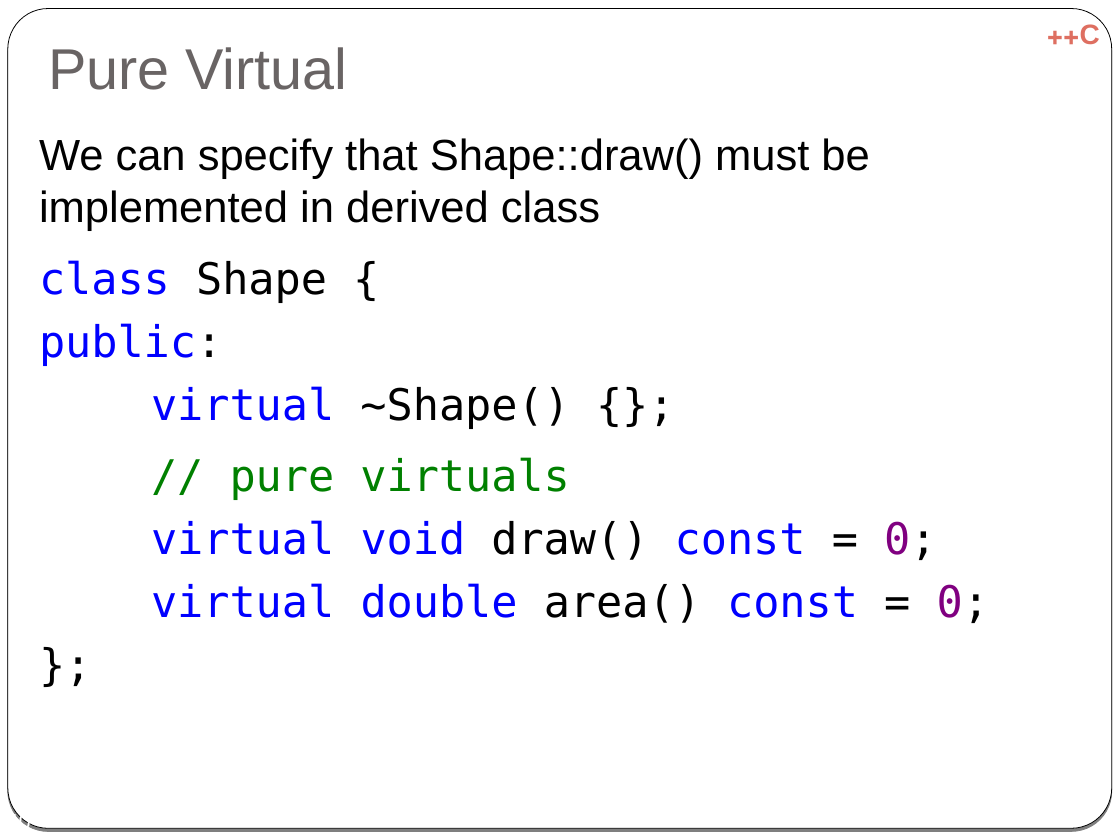
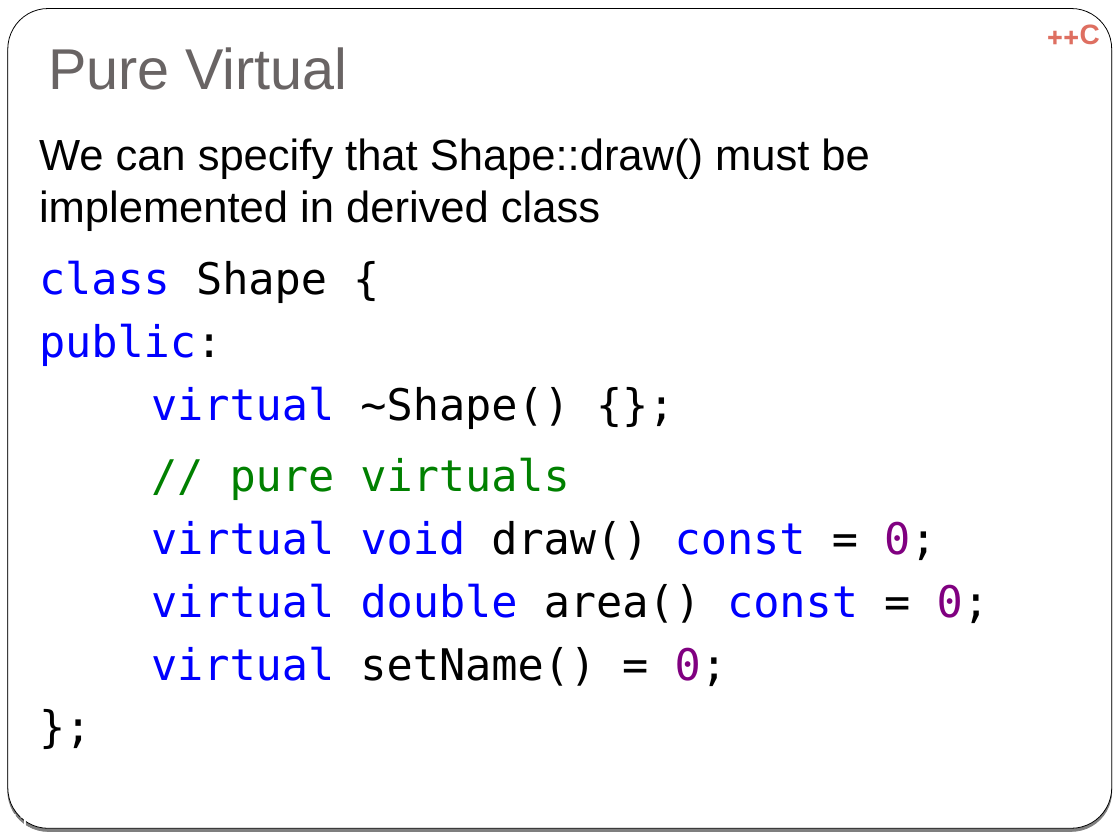
Before and after one commit to cpp-at-ariel/cpp-5778, a slide deck: slide 41 of week06-inheritance/slides-virtual.odp (slide 40 before the commit). Drawn at 1120x840 pixels with LibreOffice and Linux fonts; fonts in the diff are those of the drawing. Boxes give left, top, right and bottom in pixels: in the first picture for what was removed or moved away, otherwise in the second. Text is boxed around its words. In the diff, an @@ line names an element or a change of style, - is before the commit and + after.

```diff
--- a/week06-inheritance/slides-virtual.odp
+++ b/week06-inheritance/slides-virtual.odp
@@ text at (x1=151, y1=457, x2=989, y2=686): text changed @@
-// pure virtuals
-virtual void draw() const = 0;
-virtual double area() const = 0;
-};
+// pure virtuals
+virtual void draw() const = 0;
+virtual double area() const = 0;
+virtual setName() = 0;
+};
@@ page number at (x1=6, y1=812, x2=30, y2=827): text changed @@
-40
+41
```
Also in this commit, not shown: 17 other slides changed, 1 slide added, 6 other files.
